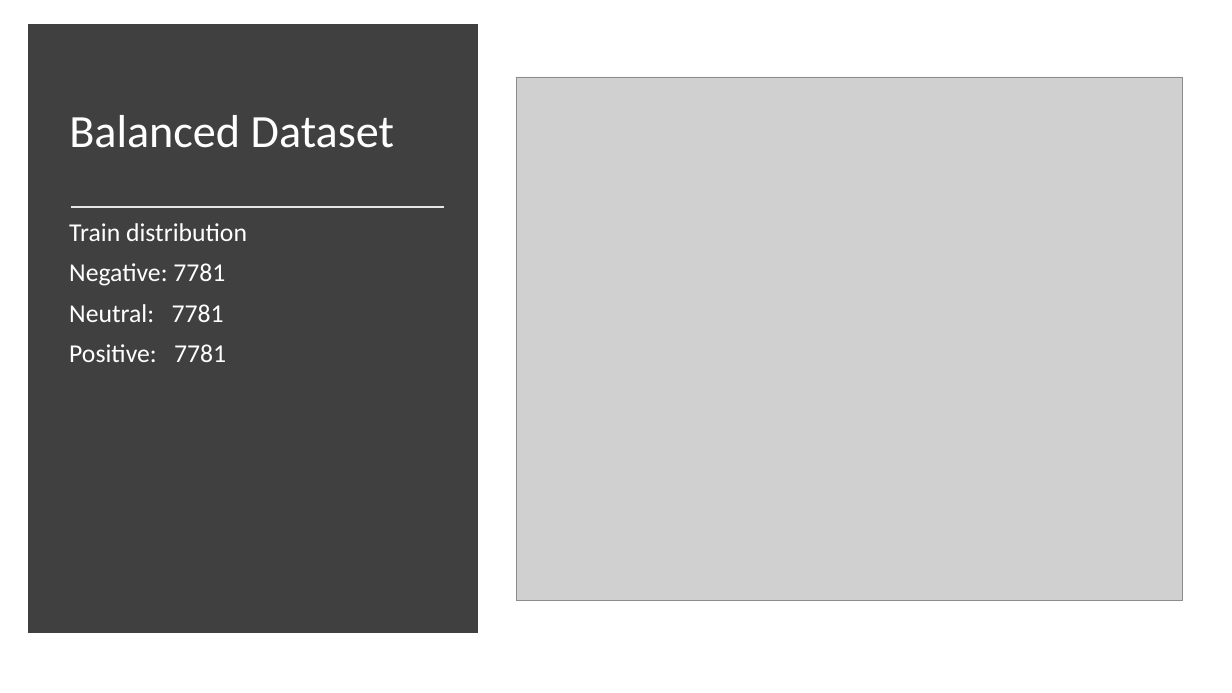
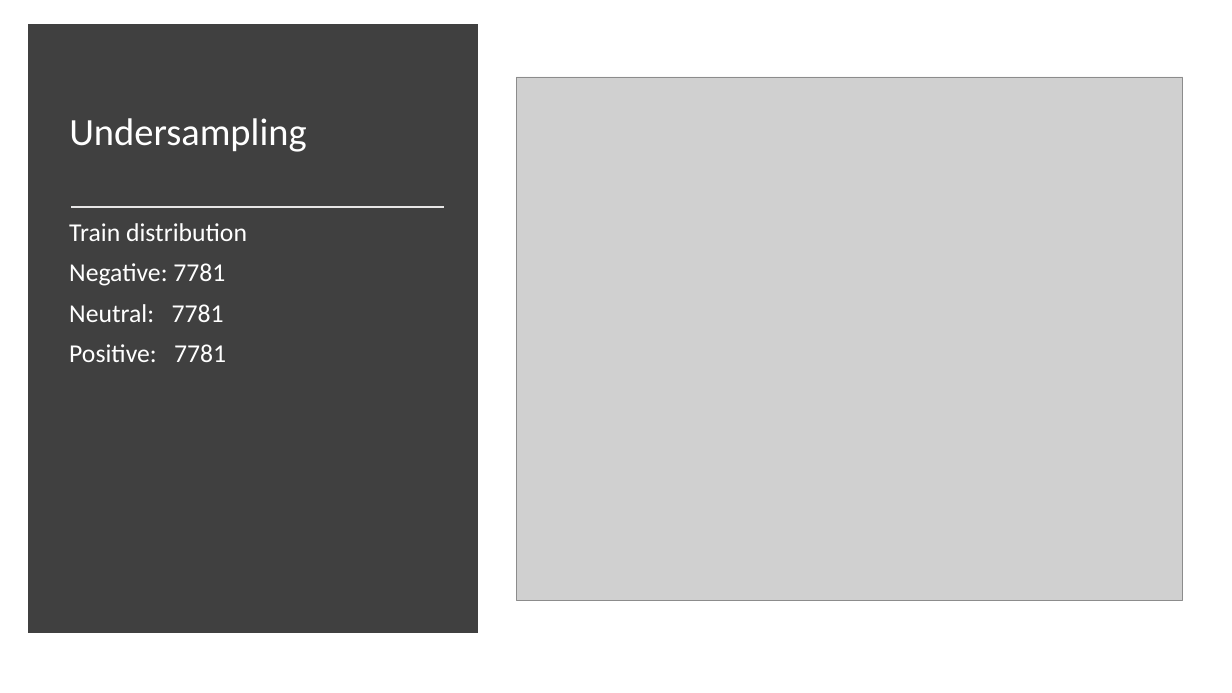
Before and after one commit to mixaverros88/Tweet_Sentiment_Extraction, a slide deck: slide 4 of presentation/Presentation.pptx. Drawn at 1232x693 pixels with LibreOffice and Linux fonts; fonts in the diff are those of the drawing; grey boxes stand for pictures. Boxes give left, top, right and bottom in pixels: in the first picture for what was removed or moved away, otherwise in the second. Text is boxed around its words. In the diff, an @@ line names an element or a change of style, - is before the commit and + after.

```diff
--- a/presentation/Presentation.pptx
+++ b/presentation/Presentation.pptx
@@ title at box(69, 118, 306, 152): text changed; size 36 to 30 pt @@
-Balanced Dataset
+Undersampling
```
Also in this commit, not shown: 3 other slides changed, 2 slides added, 17 other files.
